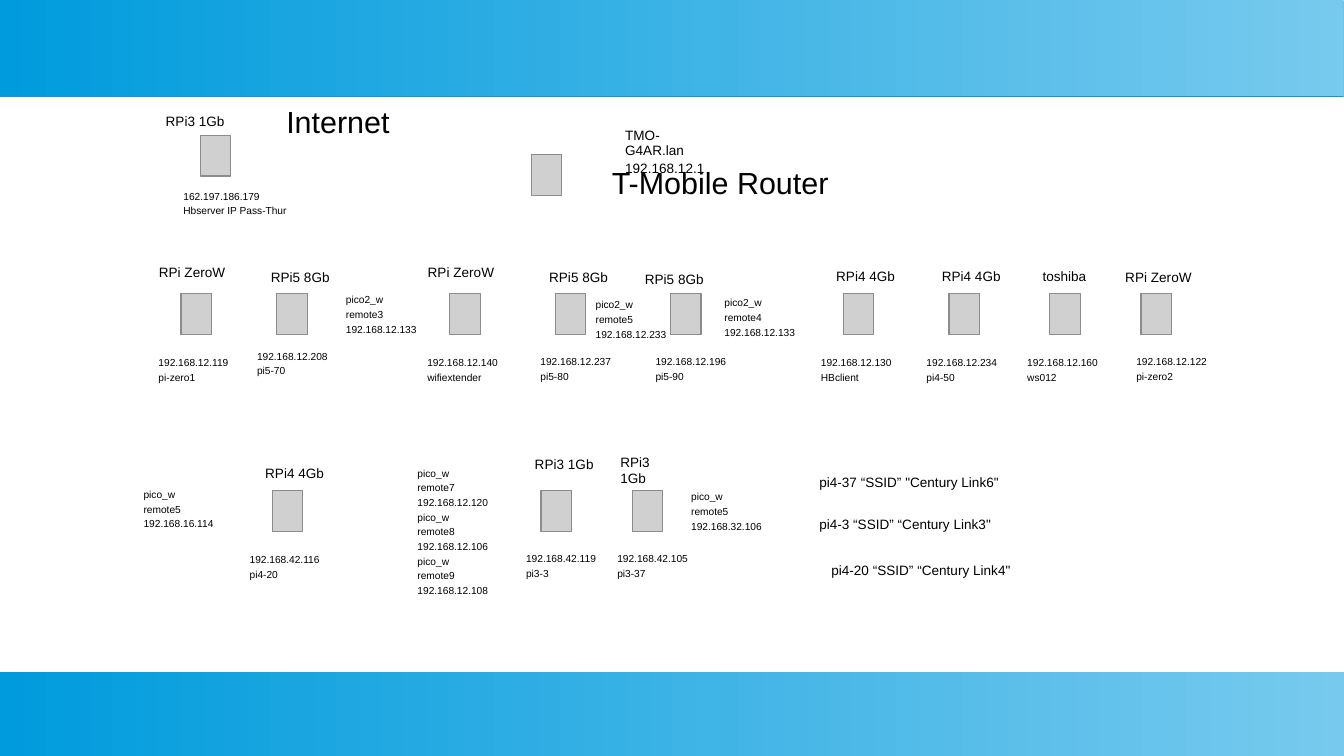
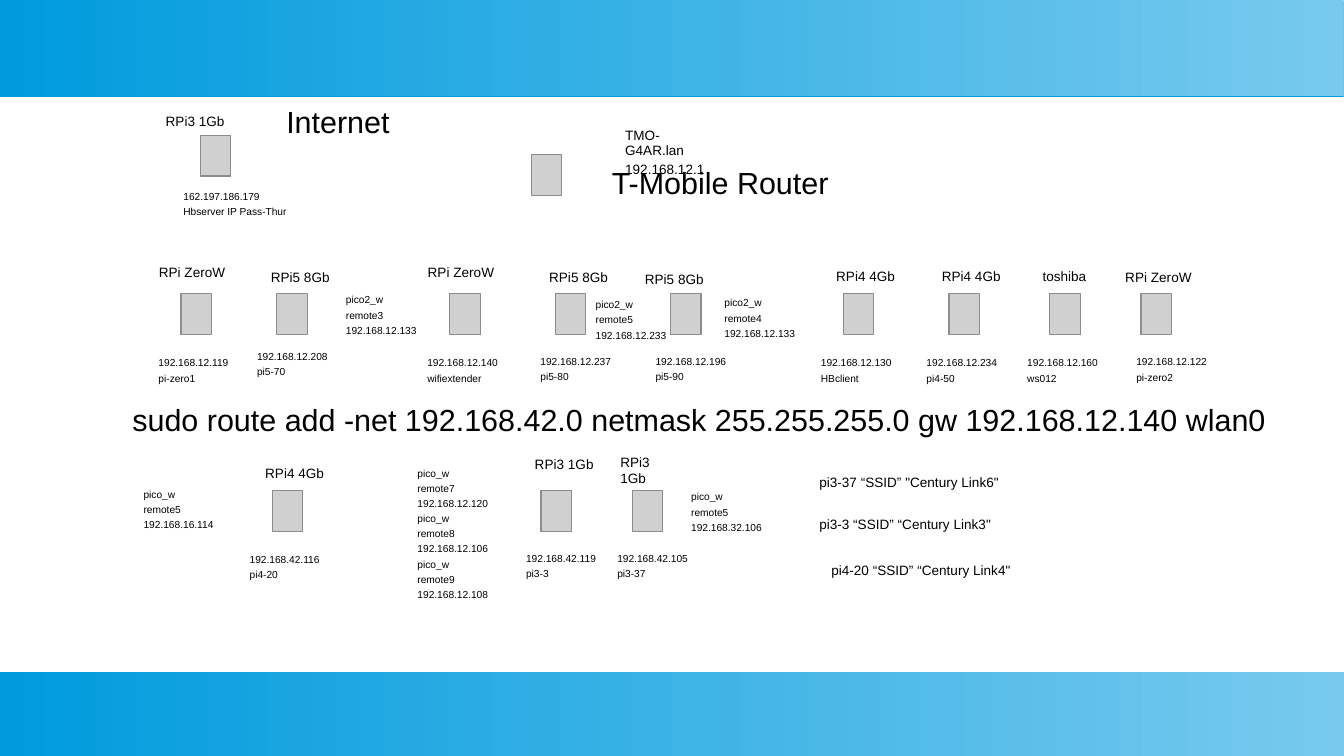
Before and after one commit to develone/shared-notes-pico_w-development, a slide deck: slide 6 of networking/xwindows-tmo.ppt. Drawn at 1344x756 pixels with LibreOffice and Linux fonts; fonts in the diff are those of the drawing; grey boxes stand for pictures. Boxes give left, top, right and bottom in pixels: in the first picture for what was removed or moved away, otherwise in the second. Text is boxed around its words. In the diff, an @@ line names an element or a change of style, - is before the commit and + after.

Commit message:
add route

```diff
--- a/networking/xwindows-tmo.ppt
+++ b/networking/xwindows-tmo.ppt
@@ text added at (132, 409, 1266, 437), 18 pt, text #000000 @@
+sudo route add -net 192.168.42.0 netmask 255.255.255.0 gw 192.168.12.140 wlan0
@@ text "pico_w" rewrapped from (417, 469, 488, 594) to (417, 469, 488, 598) @@
@@ text at (819, 477, 998, 490): text changed @@
-pi4-37 “SSID” "Century Link6"
+pi3-37 “SSID” "Century Link6"
@@ text at (819, 519, 991, 532): text changed @@
-pi4-3 “SSID” “Century Link3"
+pi3-3 “SSID” “Century Link3"
```
Also in this commit, not shown: 2 other files.
